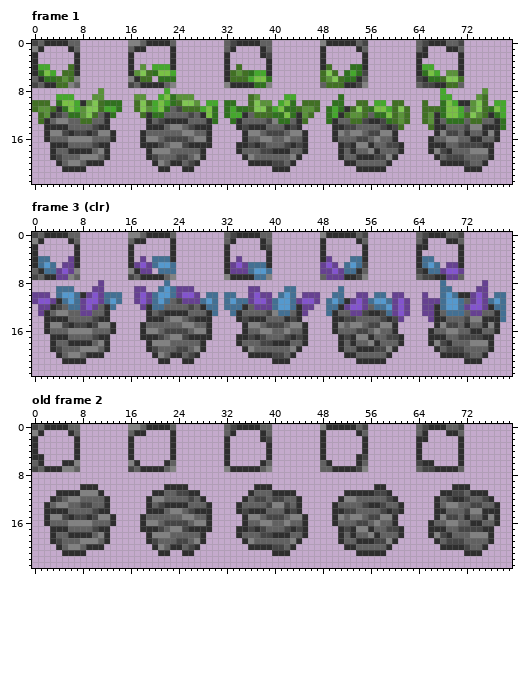
File history of a pixel-art file, AnTiVegetation/graphics/grass.ase. The picture above is the old version.
80x24 pixels, 7 frames. Shown: frame 1, frame 3 (clr), old frame 2. The commit also changed other frames, which this record leaves out.
Once edited:
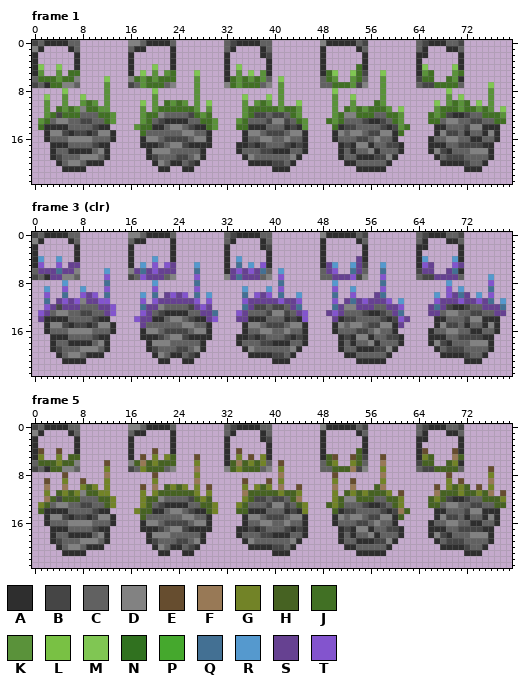
Palette (. is transparent): A #2e2e2e  B #454545  C #616161  D #828282  E #664d2f  F #987956  G #728327  H #466222  J #417024  K #5a923a  L #79c144  M #80c653  N #30711f  P #45a82d  Q #437093  R #5599ce  S #664191  T #8354ce
A new or re-ordered frame is compared with the old frame closest to it.
Change:
frames 7 -> 9
layer "big" now hidden
layer "mossy" now shown
Frame 1:
y 4: x 1..2 PP -> M.; x 4 . -> M; x 6 J -> .; x 18 K -> .; x 20..22 PPP -> M..; x 34 J -> M; x 49 J -> .; x 53..54 NN -> .J; x 65..66 PP -> M.; x 70 . -> M
y 5: x 1..5 NLP.J -> K..K.; x 7 A -> J; x 17 K -> .; x 19..23 JNLLP -> .K.KJ; x 27 . -> M; x 33 J -> .; x 35..38 JNPP -> .M.K; x 48..50 JMJ -> AJM; x 52..54 NPN -> .MJ; x 58 . -> M; x 65..67 NLP -> KJ.; x 69 K -> .; x 71 A -> J
y 6: x 1..5 ANNJK -> JJJKJ; x 12 . -> M; x 17..18 AJ -> JK; x 20..23 .NNN -> KJJJ; x 27 . -> K; x 34 J -> K; x 36..39 PLLN -> KJKC; x 41 . -> M; x 48..54 JKMJNNA -> CJK..KJ; x 58 . -> K; x 65..71 ANNJMMJ -> JJ..JKA
y 7: x 3 A -> J; x 5 J -> D; x 12 . -> K; x 18..21 AAAA -> KJJJ; x 27 . -> K; x 33..38 AAAANN -> JKJJJC; x 41 . -> K; x 49 J -> C; x 52..53 AA -> JK; x 58 . -> K; x 67..68 AA -> JJ; x 76 . -> M
y 8: x 5 . -> M; x 11..12 K. -> .K; x 20 . -> M; x 22 P -> .; x 27 . -> K; x 41 . -> K; x 50 . -> M; x 58 . -> K; x 68..69 P. -> .M; x 75..76 K. -> .K
y 9: x 2 . -> M; x 4..6 PPP -> .K.; x 8 . -> M; x 10..12 KK. -> ..K; x 17..18 KK -> ..; x 20..27 .PLNKKK. -> K......K; x 35..37 .JK -> M..; x 39 . -> M; x 41..43 .PP -> K..; x 50..51 .N -> K.; x 53 . -> M; x 58 . -> K; x 68..69 PP -> .K; x 71 . -> M; x 74..76 KJ. -> ..K
y 10: x 0..2 JJJ -> ..K; x 4..14 NLLPAKMJNNN -> .K..KJK.K..; x 17 J -> .; x 19..23 JPLPN -> .K.JK; x 25..26 MM -> K.; x 29..30 PP -> M.; x 32..33 NN -> ..; x 35..38 .JMK -> K.KJ; x 41..47 PLN.JJJ -> K..M...; x 50..51 NN -> K.; x 53..55 .JJ -> K..; x 57..58 PP -> JK; x 60..61 JJ -> ..; x 65 J -> .; x 67..73 .NLPAAK -> M.KJKJ.; x 75..78 J.PP -> .K..
y 11: x 0..1 JK -> ..; x 3..14 JANLPKMMJPPN -> .JKJKDJJKK..; x 17..24 JMKPLNCB -> .K.KJJJJ; x 27..30 JPLN -> K.K.; x 32..35 NPNN -> ...K; x 37..38 MM -> JJ; x 40..47 PLNNJKKJ -> JKJJK...; x 49..60 NPNAJMJNLLPJ -> .K.JKJKJJJK.; x 62 J -> .; x 65..74 JJJNLLPCKM -> ..KJJJKJJK; x 76..78 NLP -> K.M
y 12: x 1 J -> .; x 3 A -> J; x 5..13 CNNKMJCAN -> JJJCCCJJK; x 18..21 JANN -> KJJD; x 27..30 CALN -> JKJ.; x 32..46 NPPACJJJNNLNAKJ -> ...KJBBCBBCJK..; x 49..54 NPAJKK -> .KJDDJ; x 56..59 CNNL -> JCCJ; x 62 J -> .; x 65..74 JKANLLPJMK -> .JKJBAABCC; x 76..78 ANP -> JJK
y 13: x 1..2 JA -> KJ; x 8..9 JJ -> BB; x 12..13 A. -> JK; x 18..19 .A -> KJ; x 28..30 CAN -> JJK; x 33..35 NAC -> .KJ; x 41..42 NN -> DB; x 44..45 AJ -> JK; x 49..51 NAC -> JKJ; x 53..54 JJ -> CC; x 59 N -> C; x 62 J -> .; x 65..67 JKA -> .JJ; x 69..71 NNN -> DDC; x 73..74 JJ -> BB; x 77..78 AN -> JJ
y 14: x 1 . -> J; x 17..19 ..A -> KJJ; x 29..30 A. -> JK; x 34..35 AB -> JJ; x 45 . -> K; x 50 A -> J; x 61..62 J. -> KJ; x 66 J -> .; x 78 N -> .
y 15: x 18 A -> J; x 61 . -> J
Frame 3 (clr):
y 4: x 1..2 QQ -> R.; x 4 . -> R; x 6 S -> .; x 18 S -> .; x 20..22 QQQ -> R..; x 34 S -> R; x 49 S -> .; x 53..54 QQ -> .S; x 65..66 QQ -> R.; x 70 . -> R
y 5: x 1..5 QRQ.S -> T..T.; x 7 A -> S; x 17..23 STSQRRQ -> .R.T.TS; x 27 . -> R; x 33..38 STSQQQ -> .Q.R.T; x 48..50 STS -> ASR; x 52 Q -> .; x 54 Q -> S; x 58 . -> R; x 65..67 QRQ -> TS.; x 69..71 SSA -> .TS
y 6: x 1..5 AQQST -> SSSQS; x 12 . -> R; x 17..18 AS -> SQ; x 20..23 .QQQ -> TSSS; x 27 . -> Q; x 34 S -> T; x 36..39 QRRQ -> TSQC; x 41 . -> R; x 48 S -> C; x 51..52 SQ -> ..; x 54 A -> S; x 58 . -> Q; x 65..71 AQQSTTS -> SS..SQA
y 7: x 3 A -> S; x 5 S -> D; x 12 . -> T; x 18..21 AAAA -> TSSS; x 27 . -> T; x 33..38 AAAAQQ -> SQSSSC; x 41 . -> T; x 49 S -> C; x 52..53 AA -> ST; x 58 . -> T; x 67..68 AA -> SS; x 76 . -> R
y 8: x 5 . -> R; x 11..12 S. -> .Q; x 20 . -> R; x 22 Q -> .; x 27 . -> Q; x 41 . -> Q; x 50 . -> R; x 58 . -> Q; x 68..69 Q. -> .R; x 75..76 S. -> .T
y 9: x 2 . -> R; x 4..6 QQQ -> .T.; x 8 . -> R; x 10..12 SS. -> ..T; x 17..18 SS -> ..; x 20..27 .QRQSSS. -> T......T; x 35..37 .SS -> R..; x 39 . -> R; x 41..43 .QQ -> T..; x 50..51 .Q -> T.; x 53 . -> R; x 58 . -> T; x 68..69 QQ -> .T; x 71 . -> R; x 74..76 SS. -> ..Q
y 10: x 0..2 SSS -> ..T; x 4..8 QRRQA -> .Q..T; x 11 S -> .; x 13..14 QQ -> ..; x 17..19 STS -> .R.; x 21..23 RRQ -> .ST; x 26..27 TS -> .Q; x 29..30 QQ -> R.; x 32..33 QQ -> ..; x 35..36 .S -> Q.; x 39 S -> T; x 42..47 RQ.SSS -> ..R...; x 51 Q -> .; x 53..55 .SS -> T..; x 57 Q -> S; x 60..61 SS -> ..; x 65 S -> .; x 67..78 .QRQAASTS.QQ -> R.TSQS.R.T..
y 11: x 0..14 STTSAQRQSTTSQRQ -> ..Q.STSTDSSTT..; x 17 S -> .; x 19..24 SQRQCB -> .TSSSS; x 27..30 SQRQ -> T.T.; x 32..35 QRQQ -> ...T; x 37..38 TT -> SS; x 40..47 QRRQSTTS -> STSST...; x 49..62 QRQASTSQRRQSTS -> .T.SQSTSSST.R.; x 65..72 SSSQRRQC -> ..TSSSTS; x 77..78 RQ -> .R
y 12: x 1..3 SSA -> .TS; x 5..13 CQQSTSCAQ -> SSSCCCSST; x 18..21 SAQQ -> QSSD; x 27..30 CAQQ -> STS.; x 32..46 QQQACSSSQRRQASS -> ...QSBBCBBCSQ..; x 49 Q -> .; x 51..54 ASTT -> SDDS; x 56..59 CQQR -> SCCS; x 62 S -> .; x 65 S -> .; x 67..74 AQRRQSTT -> QSBAABCC; x 76..77 AQ -> SS
y 13: x 1..2 SA -> TS; x 8..9 SS -> BB; x 12..13 A. -> ST; x 18..19 .A -> TS; x 28..29 CA -> SS; x 33..35 QAC -> .TS; x 41..42 QQ -> DB; x 44..45 AS -> ST; x 49..51 QAC -> STS; x 53..54 SS -> CC; x 59 Q -> C; x 61..62 TS -> Q.; x 65 S -> .; x 67 A -> S; x 69..71 QQQ -> DDC; x 73..74 SS -> BB; x 77..78 AQ -> SS
y 14: x 1 . -> S; x 17..19 ..A -> TSS; x 29..30 A. -> ST; x 34..35 AB -> SS; x 45 . -> T; x 50 A -> S; x 61..62 S. -> TS; x 66 S -> .; x 78 Q -> .
y 15: x 18 A -> S; x 61 . -> S
Frame 5 is new; against old frame 2, layer "mossy":
y 4: x 1 . -> E; x 4 . -> E; x 20 . -> E; x 34 . -> E; x 54 . -> H; x 65 . -> E; x 70 . -> E
y 5: x 1 A -> G; x 4 . -> G; x 6..7 .A -> HH; x 18 . -> E; x 20 . -> G; x 22..23 .A -> GH; x 27 . -> E; x 34 . -> G; x 36 . -> E; x 38 . -> G; x 49..50 .. -> HE; x 53..54 .A -> EH; x 58 . -> E; x 65..66 .. -> GH; x 70..71 .A -> FH
y 6: x 1..6 A...AA -> HHHGHH; x 12 . -> E; x 17..23 A....AC -> HFHGHHH; x 27 . -> G; x 33..38 .....A -> HFHGHG; x 41 . -> E; x 49..50 A. -> HG; x 53..54 .A -> GH; x 58 . -> F; x 65..66 AA -> HH; x 69..70 .. -> HG
y 7: x 3..4 AA -> HH; x 12 . -> G; x 18..21 AAAA -> GHHH; x 27 . -> F; x 33..37 AAAAA -> HGHHH; x 41 . -> G; x 50..53 AAAA -> HHHF; x 58 . -> G; x 67..70 AAAA -> HHHH; x 76 . -> E
y 8: x 5 . -> E; x 12 . -> F; x 20 . -> E; x 27 . -> G; x 41 . -> F; x 50 . -> E; x 58 . -> F; x 69 . -> E; x 76 . -> G
y 9: x 2 . -> E; x 5 . -> G; x 8 . -> E; x 12 . -> G; x 20 . -> G; x 27 . -> F; x 35 . -> E; x 39 . -> E; x 41 . -> G; x 50 . -> G; x 53 . -> E; x 58 . -> G; x 69 . -> G; x 71 . -> E; x 76 . -> F
y 10: x 2 . -> F; x 5 . -> F; x 8..10 AAA -> GHG; x 12 . -> G; x 18 . -> E; x 20 . -> F; x 22..25 AAAA -> HGHG; x 27 . -> G; x 29 . -> E; x 35 . -> G; x 37..39 AAA -> GHG; x 41 . -> F; x 44 . -> E; x 50 . -> F; x 53 . -> F; x 57..58 AA -> HF; x 67 . -> E; x 69..72 .AAA -> GHGH; x 74 . -> E; x 76 . -> G
y 11: x 2 . -> G; x 4..7 AAAA -> HGHG; x 9..12 DDA. -> HHGG; x 18 . -> G; x 20..27 AACCBBAA -> GHHHHHHG; x 29 . -> G; x 35..44 .ACCCAAAA. -> FHHHHHGHHG; x 50 . -> G; x 52..59 AAAAABBA -> HGHGHHHG; x 61 . -> E; x 67..76 .AABBCAAA. -> FHHHGHHGHF; x 78 . -> E
y 12: x 2..3 .A -> FH; x 5..7 CDD -> HHH; x 11..13 CA. -> HHG; x 18..20 .AD -> GHH; x 27..29 CA. -> HGH; x 35..36 AC -> GH; x 43..44 CA -> HF; x 50..51 .A -> GH; x 54..56 CCC -> HHH; x 59..61 BA. -> HHG; x 66..68 .AC -> HGH; x 75..78 BA.. -> HHHG
y 13: x 1..2 .A -> GH; x 12..13 A. -> HG; x 18..19 .A -> GH; x 28..30 CA. -> HHG; x 34..35 AC -> GH; x 44..45 A. -> HG; x 49..51 .AC -> HGH; x 60..61 CA -> HG; x 66..67 .A -> HH; x 77..78 A. -> HH
y 14: x 1 . -> H; x 17..19 ..A -> GHH; x 29..30 A. -> HG; x 34..35 AB -> HH; x 45 . -> G; x 50 A -> H; x 61..62 A. -> FH
y 15: x 18 A -> H; x 61 . -> H
Boxes around the changes in both pictures, in picture pixels (x1, y1, x2, y2):
changed: (32, 64, 506, 136)
changed: (32, 256, 506, 328)
changed: (38, 448, 506, 520)
